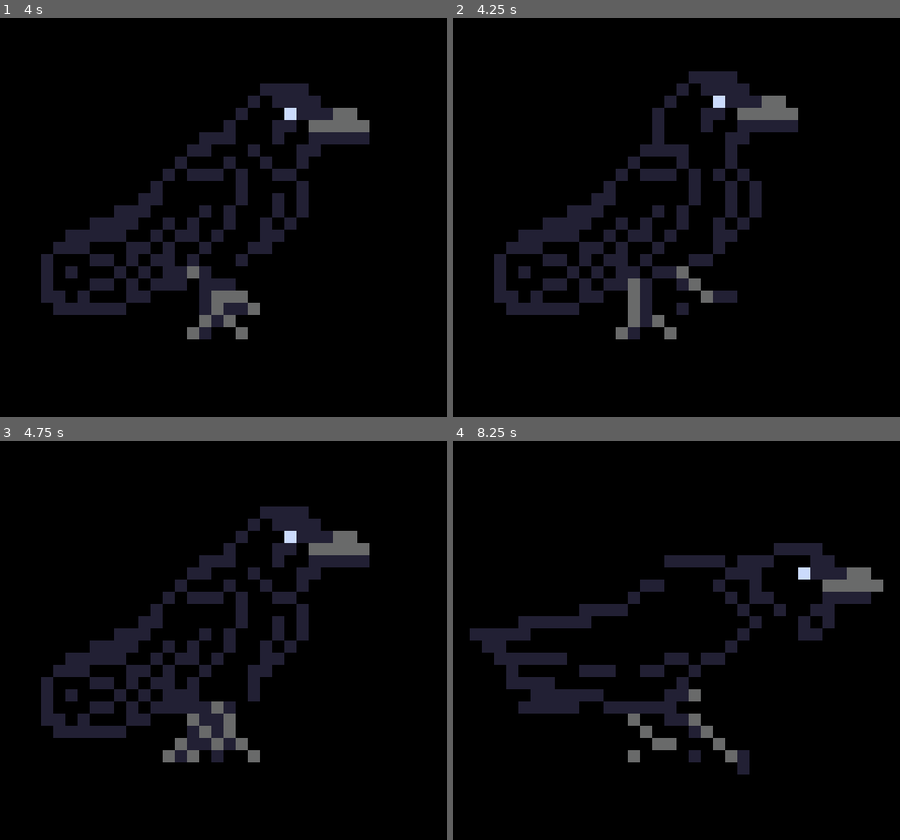
Above: before the commit, frames 1-4 (two rows, left to right).
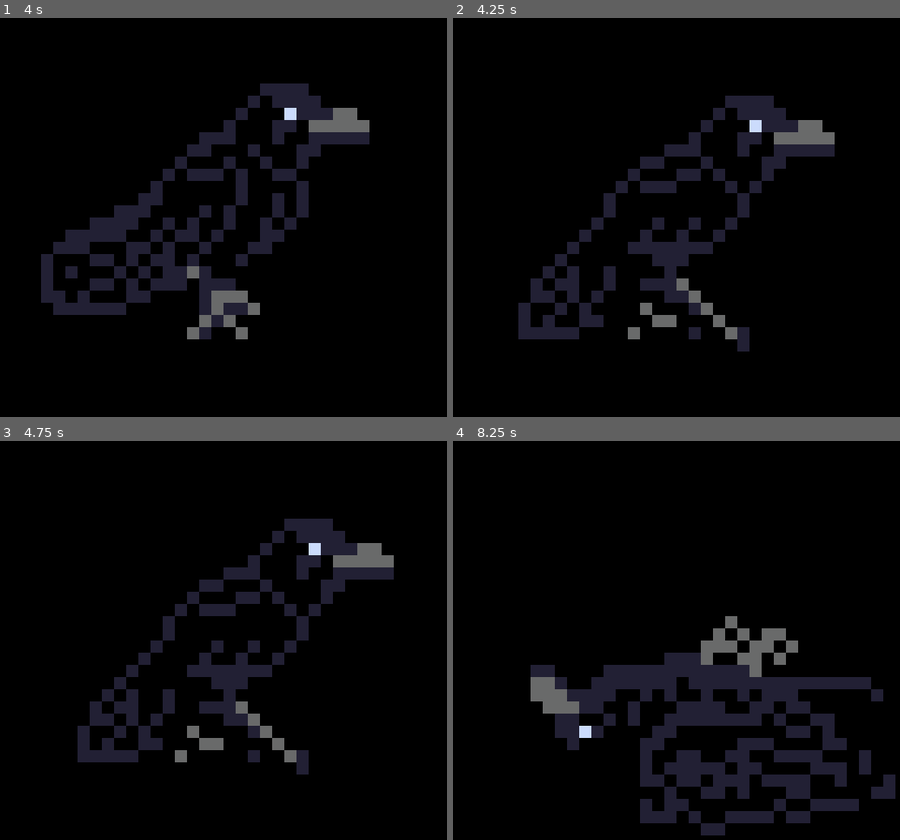
Above: after the commit, the same moments.

Repository: CharlieTheCatMeow/CharliePet
Game: Godot game, scene res://Scenes/main.tscn
The game is run twice, just before and just after one commit, with the same random seed, the same clock (stepped at 60 frames per second) and the same inputs.
Inputs (mouse positions are in pixels of both pictures, inside the frame that each line leads up to):
- Up to frame 1 (4 s): tap Enter at 0.5 s; move the mouse to (357, 197) at 0.52 s; hold Right 0.53-1.25 s; tap Alt at 0.6, 2.1, 3.6 s; click (357, 197) at 0.67 s; drag from (102, 261) to (223, 229) at 1.27 s; move the mouse to (286, 93) at 2.02 s; hold Right 2.03-2.75 s; click (286, 93) at 2.17 s; drag from (192, 353) to (40, 137) at 2.77 s; move the mouse to (406, 321) at 3.52 s; hold Left from 3.53 s (still down); click (406, 321) at 3.67 s
- Up to frame 2 (4.25 s): keep holding Left
- Up to frame 3 (4.75 s): release Left at 4.25 s; drag from (40, 560) to (223, 652) at 4.27 s
- Up to frame 4 (8.25 s): move the mouse to (707, 652) at 5.02 s; hold Down 5.03-5.75 s; tap Alt at 5.1, 6.6, 8.1 s; click (707, 652) at 5.17 s; drag from (587, 500) to (555, 684) at 5.77 s; move the mouse to (810, 620) at 6.52 s; hold Up 6.53-7.25 s; click (810, 620) at 6.67 s; drag from (555, 684) to (676, 652) at 7.27 s; move the mouse to (739, 516) at 8.02 s; hold Down from 8.03 s (still down); click (739, 516) at 8.17 s

Frame 1 is identical in both runs. In frame 2, 16% of the frame differs, in the area x 9-86%, y 13-84%; in frame 3, 16%; in frame 4, 22%, in the area x 3-99%, y 25-99%.

Commit message:
Dragging

Diff:
--- a/Scripts/main.gd
+++ b/Scripts/main.gd
@@ -8,13 +8,23 @@
 var idle_timer = 0.0
 var is_idling = false
 
+var is_dragging = false
+var drag_offset = Vector2()
+
 @onready var animated_sprite = $AnimatedSprite2D
+@onready var area = $Area2D
 
 func _ready() -> void:
 	screen_size = Vector2(DisplayServer.screen_get_size())
 	animated_sprite.play("Walking")
+	area.input_event.connect(_on_area_input)
 
 func _physics_process(delta: float) -> void:
+	if is_dragging:
+		var mouse_pos = Vector2(DisplayServer.mouse_get_position())
+		var new_win_pos = mouse_pos - drag_offset
+		DisplayServer.window_set_position(Vector2i(new_win_pos))
+		return
 	if is_idling:
 		idle_timer -= delta
 		if idle_timer <= 0:
@@ -28,13 +38,14 @@
 	window_position.y = clamp(window_position.y, 0, screen_size.y - window_size.y)
 	DisplayServer.window_set_position(Vector2i(window_position))
 
-	if window_position.x <= 0 or window_position.x >= screen_size.x - window_size.x:
-		direction.x *= -1
-		animated_sprite.flip_h = !animated_sprite.flip_h
-		maybe_idle()
-	if window_position.y <= 0 or window_position.y >= screen_size.y - window_size.y:
-		direction.y *= -1
-		maybe_idle()
+	if !is_idling:
+		if window_position.x <= 0 or window_position.x >= screen_size.x - window_size.x:
+			direction.x *= -1
+			animated_sprite.flip_h = !animated_sprite.flip_h
+			maybe_idle()
+		if window_position.y <= 0 or window_position.y >= screen_size.y - window_size.y:
+			direction.y *= -1
+			maybe_idle()
 
 func maybe_idle():
 	if randf() < 0.3:
@@ -44,3 +55,19 @@
 		if r == 0:
 			animated_sprite.play("Perched")
 			speed = 0
+		elif r == 1:
+			animated_sprite.play("Sleeping")
+			speed = 0
+		elif r == 2:
+			animated_sprite.play("Eating")
+			speed = 0
+
+func _on_area_input(_viewport, event, _shape_idx):
+	if event is InputEventMouseButton and event.button_index == MOUSE_BUTTON_LEFT:
+		if event.pressed:
+			is_dragging = true
+			var mouse_pos = Vector2(DisplayServer.mouse_get_position())
+			var win_pos = Vector2(DisplayServer.window_get_position())
+			drag_offset = mouse_pos - win_pos
+		else:
+			is_dragging = false
